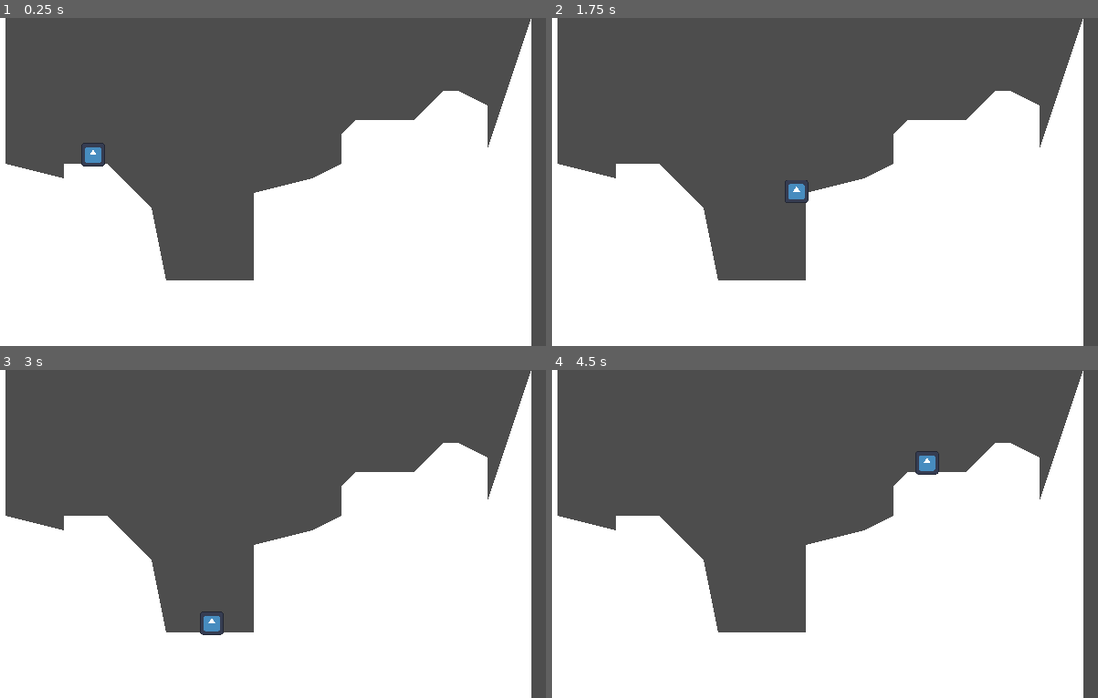
Above: before the commit, frames 1-4 (two rows, left to right).
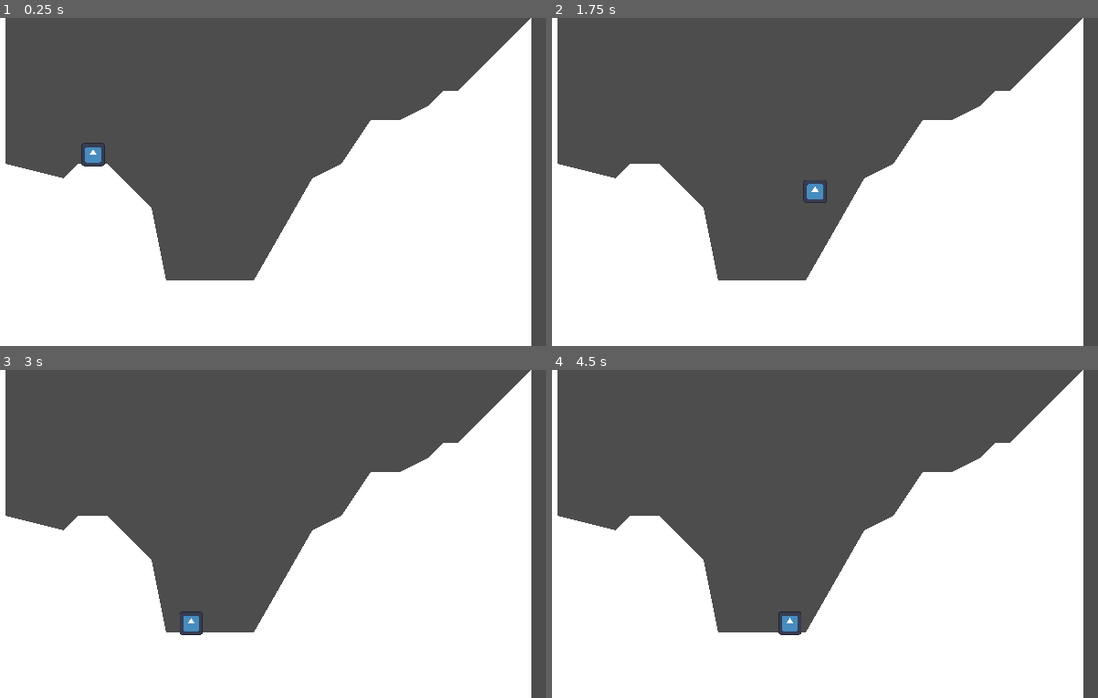
Above: after the commit, the same moments.

Repository: tobynk/HeartPlatformer
Game: Godot game, scene res://world.tscn
Same seed, same stepped clock (60 frames per second), same inputs: the game is played once before the commit and once after it. The engine's default icon, where the game draws it, is replaced by a stand-in: a white triangle on a blue panel in a dark square.
Inputs:
- Up to frame 1 (0.25 s): no input
- Up to frame 2 (1.75 s): tap Enter (ui_accept) at 0.5, 0.77, 1.52 s; hold Right (ui_right) from 0.53 s (still down)
- Up to frame 3 (3 s): release Right (ui_right) at 2.03 s; hold Left (ui_left) 2.03-2.78 s; hold Right (ui_right) from 2.78 s (still down)
- Up to frame 4 (4.5 s): tap Enter (ui_accept) at 3.02, 3.77 s; release Right (ui_right) at 4.28 s; hold Left (ui_left) from 4.28 s (still down)

The runs differ from the first frame. In frame 1, 3.3% of the frame differs, in the area x 11-98%, y 0-80%; in frame 2, 3.5%; in frame 3, 3.7%, in the area x 11-98%, y 0-81%; in frame 4, 3.7%.

Commit message:
brain fried

Diff:
--- a/player.gd
+++ b/player.gd
@@ -3,6 +3,7 @@
 
 const SPEED = 100.0
 const JUMP_VELOCITY = -300.0
+const acceleration = 400
 
 # Get the gravity from the project settings to be synced with RigidBody nodes.
 var gravity = ProjectSettings.get_setting("physics/2d/default_gravity")
@@ -20,9 +21,9 @@
 	# Get the input direction and handle the movement/deceleration.
 	# As good practice, you should replace UI actions with custom gameplay actions.
 	var direction = Input.get_axis("ui_left", "ui_right")
-	if direction:
-		velocity.x = direction * SPEED
+	if direction != 0:
+		velocity.x = move_toward(velocity.x, SPEED*direction, acceleration * delta)
 	else:
-		velocity.x = move_toward(velocity.x, 0, SPEED)
+		velocity.x = 0
 
 	move_and_slide()
--- a/player.tscn
+++ b/player.tscn
@@ -7,6 +7,9 @@
 
 [node name="player" type="CharacterBody2D"]
 scale = Vector2(0.5, 0.5)
+floor_stop_on_slope = false
+floor_constant_speed = true
+floor_snap_length = 2.0
 script = ExtResource("1_belee")
 
 [node name="Sprite2D" type="Sprite2D" parent="."]
--- a/world.tscn
+++ b/world.tscn
@@ -10,7 +10,7 @@
 
 [node name="CollisionPolygon2D" type="CollisionPolygon2D" parent="StaticBody2D"]
 position = Vector2(-8, 0)
-polygon = PackedVector2Array(0, 0, 32, 0, 32, 80, 64, 88, 64, 80, 88, 80, 96, 88, 112, 104, 120, 144, 168, 144, 168, 96, 200, 88, 216, 80, 216, 72, 216, 64, 224, 56, 232, 56, 248, 56, 256, 56, 264, 48, 272, 40, 280, 40, 296, 48, 296, 56, 296, 64, 296, 72, 320, 0, 320, 184, 0, 184)
+polygon = PackedVector2Array(0, 0, 32, 0, 32, 80, 64, 88, 72, 80, 88, 80, 96, 88, 112, 104, 120, 144, 168, 144, 200, 88, 216, 80, 232, 56, 248, 56, 264, 48, 272, 40, 280, 40, 320, 0, 320, 184, 0, 184)
 
 [node name="Polygon2D" type="Polygon2D" parent="StaticBody2D/CollisionPolygon2D"]
 
